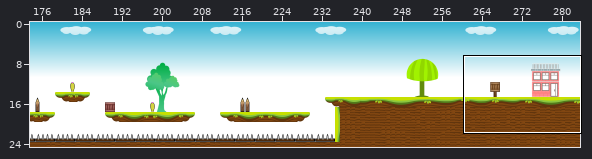
Tiled map (JSON), stored at projeto/maps/level4.json. Above, an overview of the earlier version with the close-up marked.
Close-up. Old version:
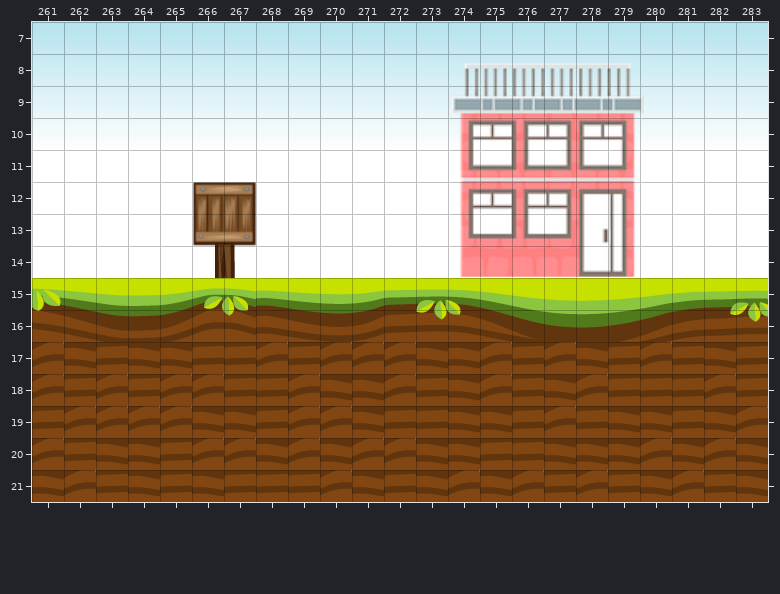
Cells are 32x32 px. Shown: x 261..283, y 7..21.
The result:
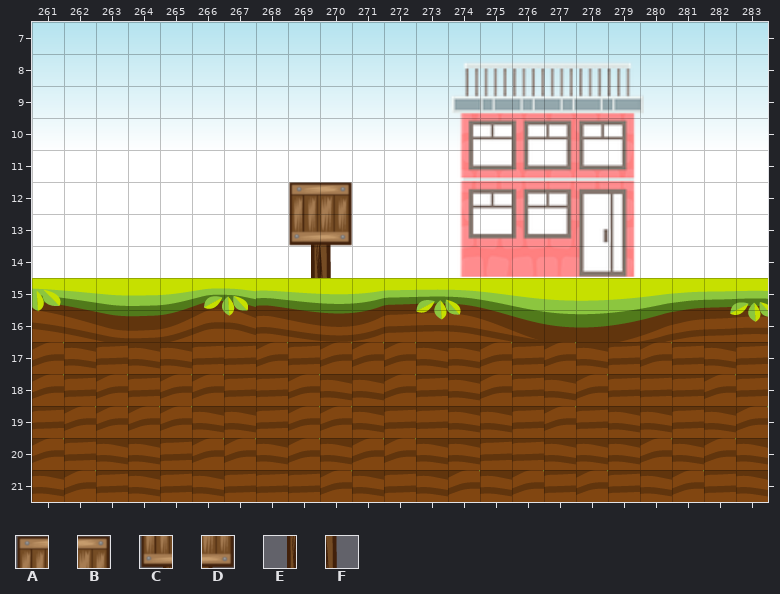
Key: from "placa": A 0, B 1, C 2, D 3, E 4, F 5.
_ is an empty cell.
The edit:
Layer "Arvores":
y 12: x 266..267 AB -> __; x 269..270 __ -> AB
y 13: x 266..267 CD -> __; x 269..270 __ -> CD
y 14: x 266..267 EF -> __; x 269..270 __ -> EF
Boxes around the changes in both close-ups, in picture pixels (x1, y1, x2, y2):
removed: (193, 182, 256, 278)
added: (289, 182, 352, 278)
